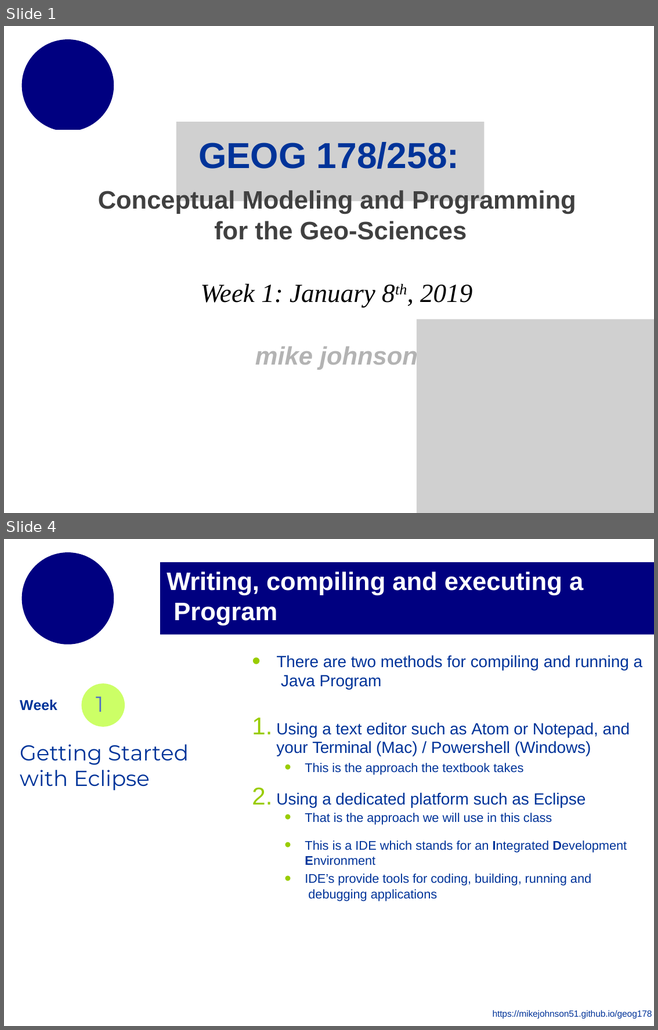
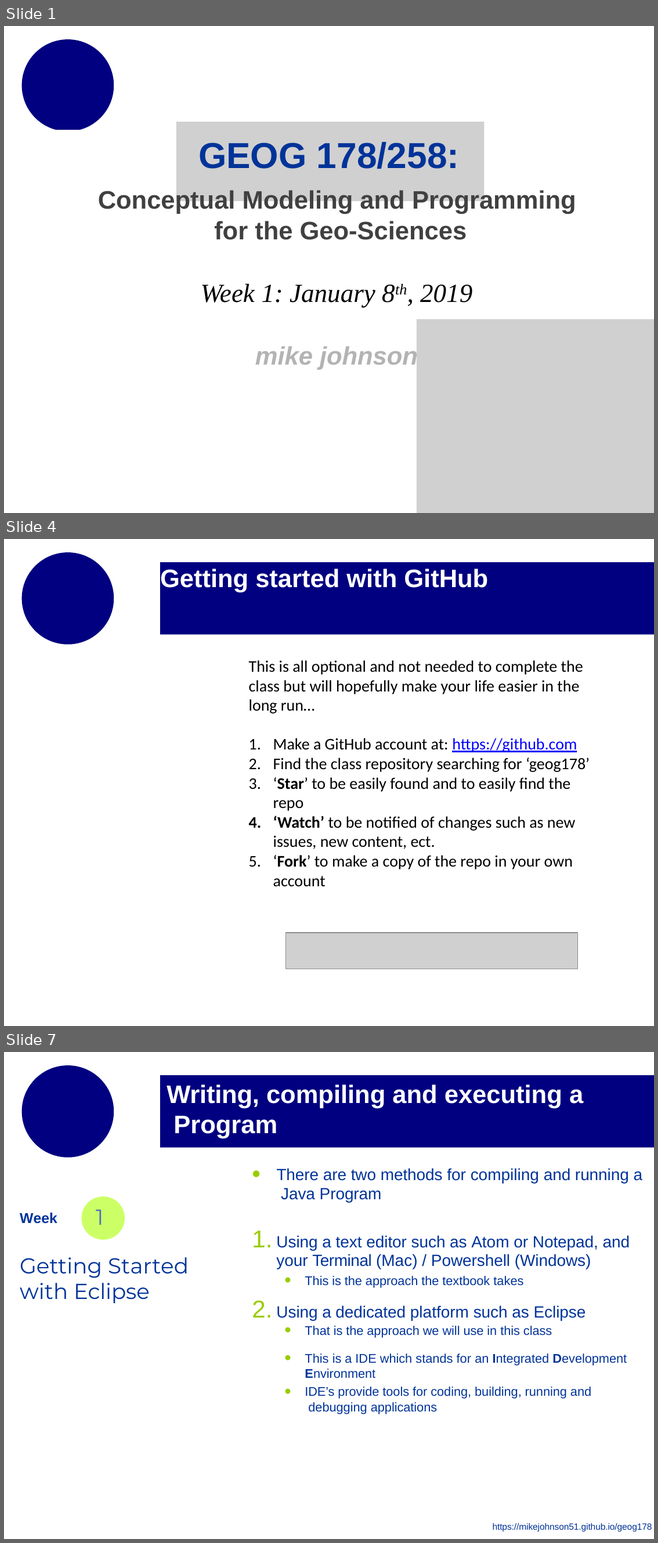
Before and after one commit to mikejohnson51/geog178_2019, a slide deck: section_slides/week1_section_slides.pptx. Shown one above the other, each under a label of ours: slides 1 and 4 before the commit, slides 1, 4 and 7 after it; the slides between them are not shown. The pictures are 658x1030 and 658x1543 pixels, drawn with LibreOffice and Linux fonts; fonts in the diff are those of the drawing; grey boxes stand for pictures; background and template pictures are left out. Boxes give left, top, right and bottom in pixels: in the first picture for what was removed or moved away, otherwise in the second. Text is boxed around its words. In the diff, an @@ line names an element or a change of style, - is before the commit and + after.

Commit message:
add git content

```diff
--- a/section_slides/week1_section_slides.pptx
+++ b/section_slides/week1_section_slides.pptx
@@ slide 4 added at bbox=[4, 539, 654, 1026], background #FFFFFF @@
@@ freeform shape added at bbox=[21, 553, 114, 645], fill #000080 @@
@@ freeform shape added at bbox=[160, 562, 654, 635], fill #000080, 28 pt, text #FFFFFF, bold @@
+Getting started with GitHub
@@ text added at bbox=[249, 660, 589, 887], 18 pt, text #000000 @@
+This is all optional and not needed to complete the class but will hopefully make your life easier in the long run…
+1. Make a GitHub account at: https://github.com
+2. Find the class repository searching for ‘geog178’
+3. ‘Star’ to be easily found and to easily find the repo
+4. ‘Watch’ to be notified of changes such as new issues, new content, ect.
+5. ‘Fork’ to make a copy of the repo in your own account
@@ picture added at bbox=[285, 933, 577, 969] @@
@@ what was slide 4 is now slide 7 @@
```
Also in this commit, not shown: 4 slides changed, 3 other slides added, 3 other files.
